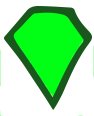
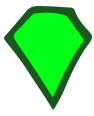
Comparing the layer stacks of the two 94px x 116px images. Changes:
painted on "Layer 2" over [0, 21, 94, 116]
